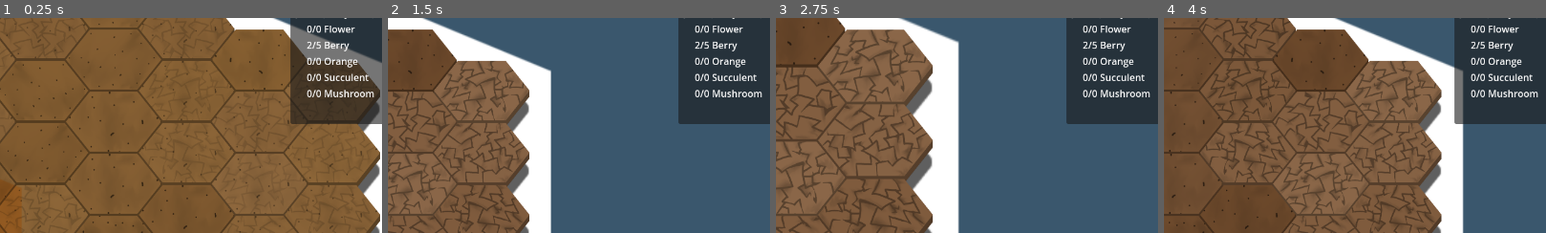
Above: before the commit, frames 1-4 (left to right).
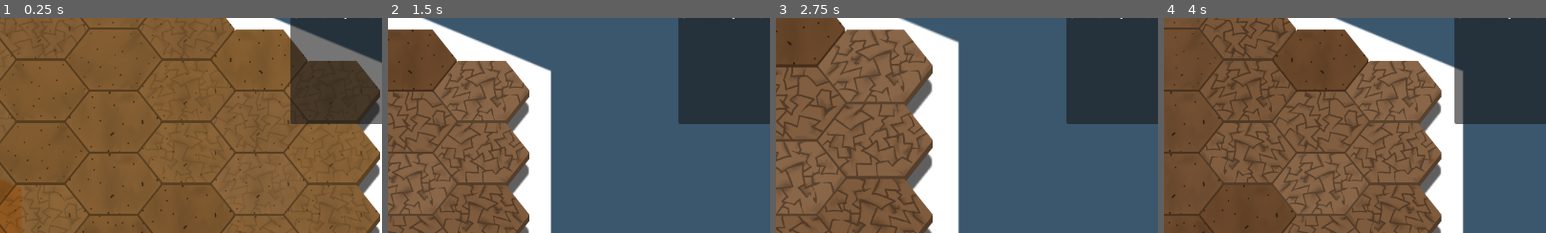
Above: after the commit, the same moments.

Repository: CiaranWoodward/LD54
Game: Godot game, scene res://Level.tscn
Same seed, same stepped clock (60 frames per second), same inputs: the game is played once before the commit and once after it. The engine's default icon, where the game draws it, is replaced by a stand-in: a white triangle on a blue panel in a dark square.
Inputs (mouse positions are % of the whole screen's width and height, from its top left):
- Up to frame 1 (0.25 s): no input
- Up to frame 2 (1.5 s): move the mouse to (72, 45) at 0.52 s; hold Right (ui_right) 0.53-1.25 s; click (72, 45) at 0.6 s; drag from (30, 55) to (45, 70) at 1.27 s
- Up to frame 3 (2.75 s): tap Enter at 2 s; move the mouse to (60, 28) at 2.02 s; hold Right (ui_right) from 2.03 s (still down); hold Mouse wheel up (zoom_out) from 2.03 s (still down)
- Up to frame 4 (4 s): release Right (ui_right) at 2.75 s; release Mouse wheel up (zoom_out) at 2.75 s; drag from (45, 70) to (20, 35) at 2.77 s; tap Space at 3.5 s; move the mouse to (80, 65) at 3.52 s; hold Left (ui_left) from 3.53 s (still down); hold Mouse wheel down (zoom_in) from 3.53 s (still down)
The pictures show only the part of the screen within x 42-92%, y 4-54%; the shares and areas given below are measured in that part.

The runs differ from the first frame. In frame 1, 1.3% of the frame differs, in the area x 80-98%, y 3-37%; in frame 2, 1.3%; in frame 3, 1.3%; in frame 4, 1.3%.

Commit message:
Fix having to click action bar repeatedly for harvesting
And a couple of story improvements

Diff:
--- a/Level.gd
+++ b/Level.gd
@@ -8,8 +8,6 @@
 	$Cursor.connect("interacted_with_tile", func(tile): $GardenTiles.ripple_from($GardenTiles.local_to_map(tile.position)))
 	Global.action_points = AP_per_day
 	Global.day = 0
-	Global.set_quota_count(Global.ProduceType.BERRY, 5)
-	Global.set_produce_count(Global.ProduceType.BERRY, 2)
 	# This should trigger only the start dialogue.
 	_tick_story()
 
--- a/UI/Conversations/Stories/MainStory.gd
+++ b/UI/Conversations/Stories/MainStory.gd
@@ -45,13 +45,13 @@
 				Global.change_seed_count(Global.PlantType.BERRY_VINE, 2),
 		},
 	])
-	main1.choice_text = "Thank him, Sir?"
+	main1.choice_text = "Respond with the response: \"Prosperity for all!\"?"
 	main1.choice = func(answer: bool):
 		if answer:
 			Story.bootlicker += 1
 	main1.yes_script([
 		{
-			text = "[i]He nods with a smile, he appreciates your respect of his position[/i]",
+			text = "[i]He nods with a smile, he appreciates your respect[/i]",
 		}
 	])
 
--- a/UI/Cursor.gd
+++ b/UI/Cursor.gd
@@ -104,6 +104,6 @@
 			if !_current_plantinstance.can_sow(_current_tile):
 				return
 			_current_plantinstance.sow(_current_tile)
+			clear_action_func.call()
 	interacted_with_tile.emit(_current_tile)
 	Global.action_points -= 1
-	clear_action_func.call()
